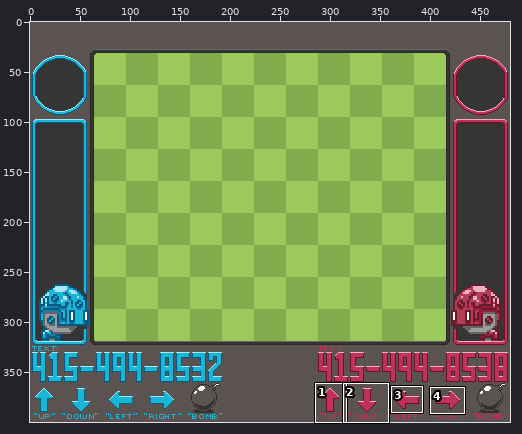
Edited in one commit: sprite sheet (data/background.png). The picture above shows the old version from afar; the outline marks the close-up.
Close-up. Before the commit:
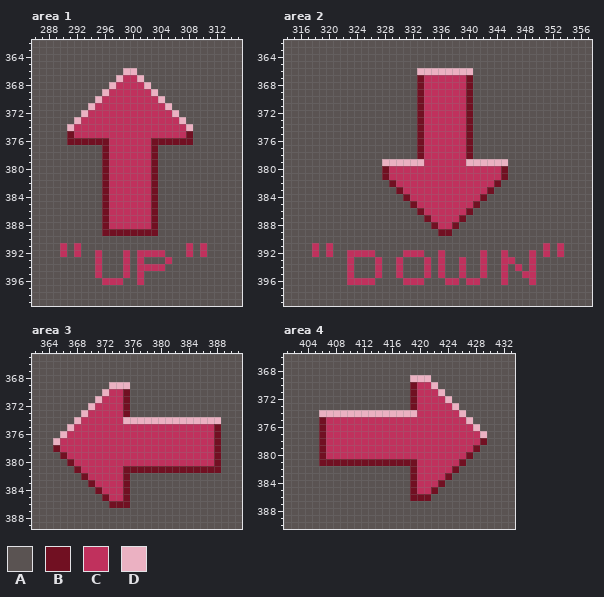
The file is 480x400 pixels. Colours within 5 levels of each other are drawn and written as one. Shown: area 1: x 286..315, y 362..399; area 2: x 314..357, y 362..399; area 3: x 362..391, y 365..389; area 4: x 401..433, y 366..390. The commit also changed other parts of the picture, which this record leaves out.
Palette (. is transparent): A #5a5352  B #711022  C #c0315d  D #ebb1c2
After the commit:
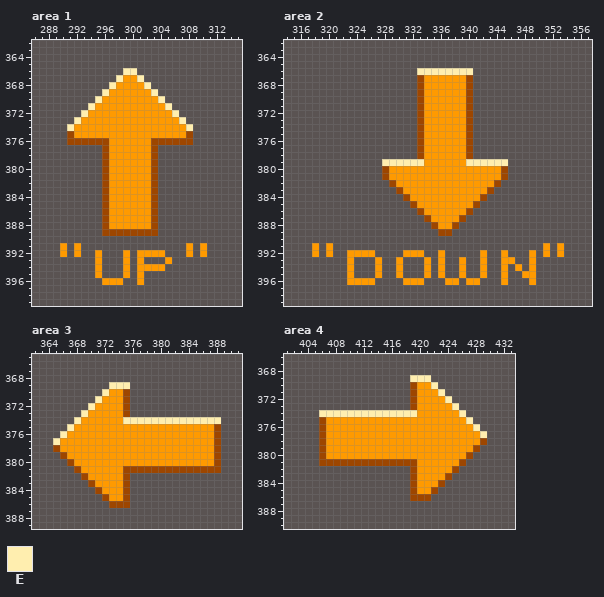
Colours new in this view: E #ffeeaf
Diff:
@@ palette @@
-B #711022
+B #9d4600
-C #c0315d
+C #ff9a00
--- area 1
@@ x 286..315 @@
 365 AAAAAAAAAAAAAAAAAAAAAAAAAAAAAA
-366 AAAAAAAAAAAAADDAAAAAAAAAAAAAAA
-367 AAAAAAAAAAAADCCDAAAAAAAAAAAAAA
-368 AAAAAAAAAAADCCCCDAAAAAAAAAAAAA
-369 AAAAAAAAAADCCCCCCDAAAAAAAAAAAA
-370 AAAAAAAAADCCCCCCCCDAAAAAAAAAAA
-371 AAAAAAAADCCCCCCCCCCDAAAAAAAAAA
-372 AAAAAAADCCCCCCCCCCCCDAAAAAAAAA
-373 AAAAAADCCCCCCCCCCCCCCDAAAAAAAA
-374 AAAAADCCCCCCCCCCCCCCCCDAAAAAAA
+366 AAAAAAAAAAAAAEEAAAAAAAAAAAAAAA
+367 AAAAAAAAAAAAECCEAAAAAAAAAAAAAA
+368 AAAAAAAAAAAECCCCEAAAAAAAAAAAAA
+369 AAAAAAAAAAECCCCCCEAAAAAAAAAAAA
+370 AAAAAAAAAECCCCCCCCEAAAAAAAAAAA
+371 AAAAAAAAECCCCCCCCCCEAAAAAAAAAA
+372 AAAAAAAECCCCCCCCCCCCEAAAAAAAAA
+373 AAAAAAECCCCCCCCCCCCCCEAAAAAAAA
+374 AAAAAECCCCCCCCCCCCCCCCEAAAAAAA
 375 AAAAABCCCCCCCCCCCCCCCCBAAAAAAA
--- area 2
@@ x 331..342 @@
 365 AAAAAAAAAAAA
-366 AADDDDDDDDAA
+366 AAEEEEEEEEAA
 367 AABCCCCCCBAA
@@ x 326..347 @@
 378 AAAAAAABCCCCCCBAAAAAAA
-379 AADDDDDDCCCCCCDDDDDDAA
+379 AAEEEEEECCCCCCEEEEEEAA
 380 AABCCCCCCCCCCCCCCCCBAA
--- area 3
@@ x 362..391 @@
 368 AAAAAAAAAAAAAAAAAAAAAAAAAAAAAA
-369 AAAAAAAAAAADDDAAAAAAAAAAAAAAAA
-370 AAAAAAAAAADCCBAAAAAAAAAAAAAAAA
-371 AAAAAAAAADCCCBAAAAAAAAAAAAAAAA
-372 AAAAAAAADCCCCBAAAAAAAAAAAAAAAA
-373 AAAAAAADCCCCCBAAAAAAAAAAAAAAAA
-374 AAAAAADCCCCCCDDDDDDDDDDDDDDAAA
-375 AAAAADCCCCCCCCCCCCCCCCCCCCBAAA
-376 AAAADCCCCCCCCCCCCCCCCCCCCCBAAA
-377 AAADCCCCCCCCCCCCCCCCCCCCCCBAAA
+369 AAAAAAAAAAAEEEAAAAAAAAAAAAAAAA
+370 AAAAAAAAAAECCBAAAAAAAAAAAAAAAA
+371 AAAAAAAAAECCCBAAAAAAAAAAAAAAAA
+372 AAAAAAAAECCCCBAAAAAAAAAAAAAAAA
+373 AAAAAAAECCCCCBAAAAAAAAAAAAAAAA
+374 AAAAAAECCCCCCEEEEEEEEEEEEEEAAA
+375 AAAAAECCCCCCCCCCCCCCCCCCCCBAAA
+376 AAAAECCCCCCCCCCCCCCCCCCCCCBAAA
+377 AAAECCCCCCCCCCCCCCCCCCCCCCBAAA
 378 AAABCCCCCCCCCCCCCCCCCCCCCCBAAA
--- area 4
@@ x 401..433 @@
 368 AAAAAAAAAAAAAAAAAAAAAAAAAAAAAAAAA
-369 AAAAAAAAAAAAAAAAAADDDAAAAAAAAAAAA
-370 AAAAAAAAAAAAAAAAAABCCDAAAAAAAAAAA
-371 AAAAAAAAAAAAAAAAAABCCCDAAAAAAAAAA
-372 AAAAAAAAAAAAAAAAAABCCCCDAAAAAAAAA
-373 AAAAAAAAAAAAAAAAAABCCCCCDAAAAAAAA
-374 AAAAADDDDDDDDDDDDDDCCCCCCDAAAAAAA
-375 AAAAABCCCCCCCCCCCCCCCCCCCCDAAAAAA
-376 AAAAABCCCCCCCCCCCCCCCCCCCCCDAAAAA
-377 AAAAABCCCCCCCCCCCCCCCCCCCCCCDAAAA
+369 AAAAAAAAAAAAAAAAAAEEEAAAAAAAAAAAA
+370 AAAAAAAAAAAAAAAAAABCCEAAAAAAAAAAA
+371 AAAAAAAAAAAAAAAAAABCCCEAAAAAAAAAA
+372 AAAAAAAAAAAAAAAAAABCCCCEAAAAAAAAA
+373 AAAAAAAAAAAAAAAAAABCCCCCEAAAAAAAA
+374 AAAAAEEEEEEEEEEEEEECCCCCCEAAAAAAA
+375 AAAAABCCCCCCCCCCCCCCCCCCCCEAAAAAA
+376 AAAAABCCCCCCCCCCCCCCCCCCCCCEAAAAA
+377 AAAAABCCCCCCCCCCCCCCCCCCCCCCEAAAA
 378 AAAAABCCCCCCCCCCCCCCCCCCCCCCBAAAA
